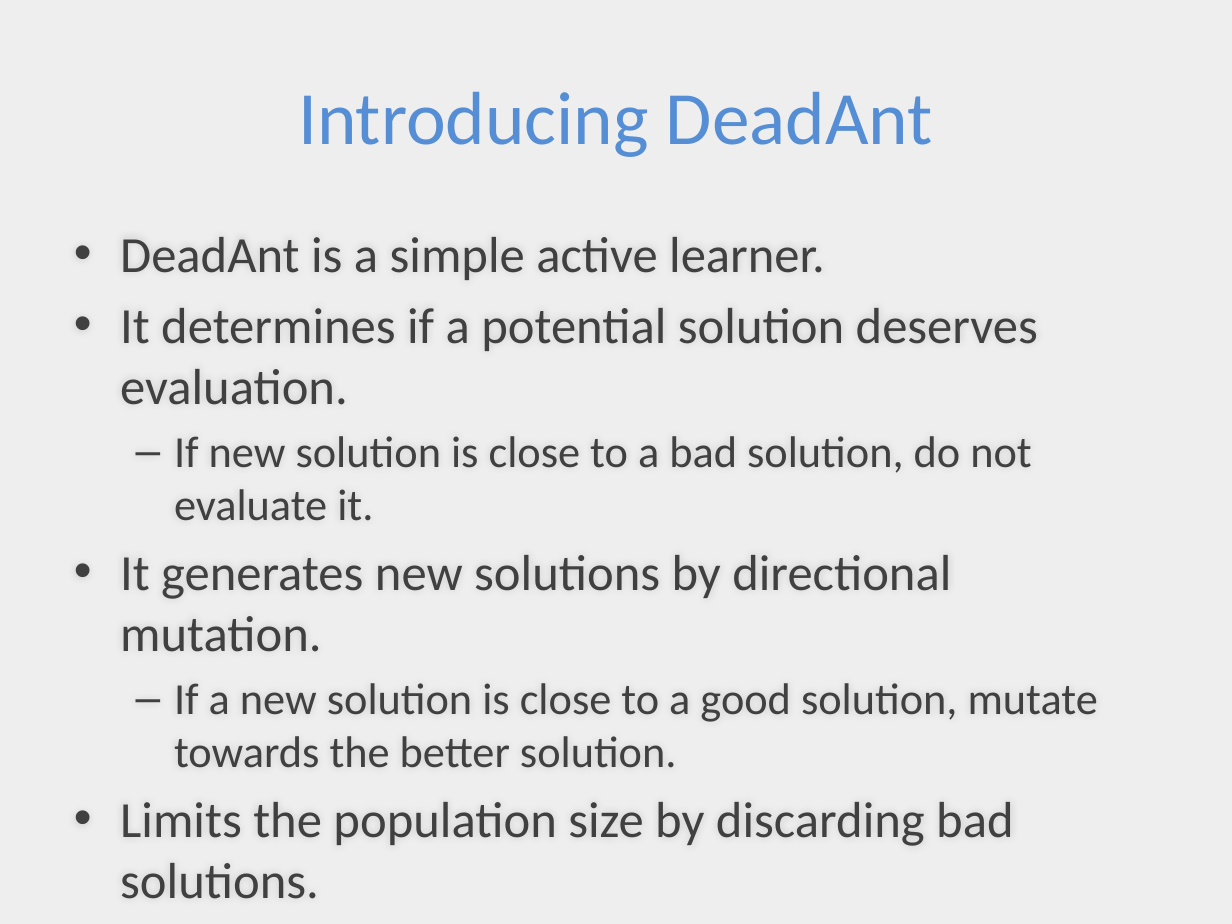
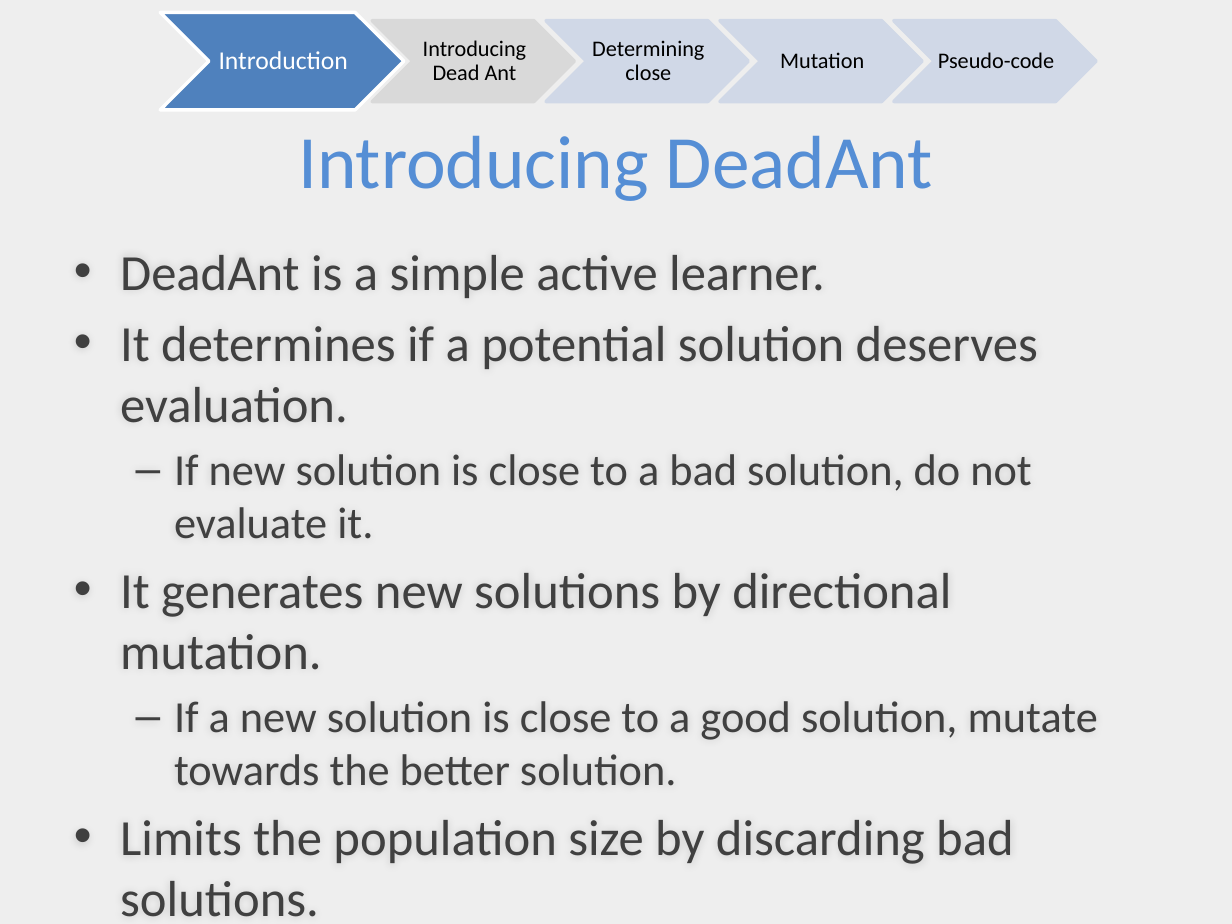
Before and after one commit to ai-se/Rahul, a slide deck: slide 3 of DEADANT/deadAnt.pptx. Drawn at 1232x924 pixels with LibreOffice and Linux fonts; fonts in the diff are those of the drawing. Boxes give left, top, right and bottom in pixels: in the first picture for what was removed or moved away, otherwise in the second. Text is boxed around its words. In the diff, an @@ line names an element or a change of style, - is before the commit and + after.

Commit message:
Chevron list added

```diff
--- a/DEADANT/deadAnt.pptx
+++ b/DEADANT/deadAnt.pptx
@@ chevron added at [160, 12, 404, 110], fill #4F81BD, outline #FFFFFF 2 pt @@
@@ chevron added at [372, 21, 574, 102], fill #D9D9D9, outline #D9D9D9 2 pt @@
@@ rectangle added at [413, 21, 533, 102], fill #D9D9D9, outline #D9D9D9 0.75 pt, 13 pt, text #000000 @@
+Introducing Dead Ant
@@ chevron added at [546, 21, 748, 102], fill #D0D8E8 at 90% opacity, outline #D0D8E8 2 pt @@
@@ chevron added at [719, 21, 922, 102], fill #D0D8E8 at 90% opacity, outline #D0D8E8 2 pt @@
@@ chevron added at [894, 21, 1096, 102], fill #D0D8E8 at 90% opacity, outline #D0D8E8 2 pt @@
@@ text added at [219, 51, 348, 69], 15 pt, text #FFFFFF @@
+Introduction
@@ text added at [592, 40, 704, 80], 13 pt, text #000000 @@
+Determining close
@@ text added at [780, 52, 864, 68], 13 pt, text #000000 @@
+Mutation
@@ text added at [938, 52, 1054, 68], 13 pt, text #000000 @@
+Pseudo-code
@@ title "Introducing DeadAnt": place and size @@
-title "Introducing DeadAnt" at [298, 91, 933, 157]
+title "Introducing DeadAnt" at [298, 135, 933, 201]
@@ text "DeadAnt is a simple active ...": place and size @@
-text "DeadAnt is a simple active ..." at [120, 237, 1098, 846]
+text "DeadAnt is a simple active ..." at [120, 255, 1098, 864]
```
Also in this commit, not shown: 1 other slide changed, 1 slide added, 1 slide removed.
